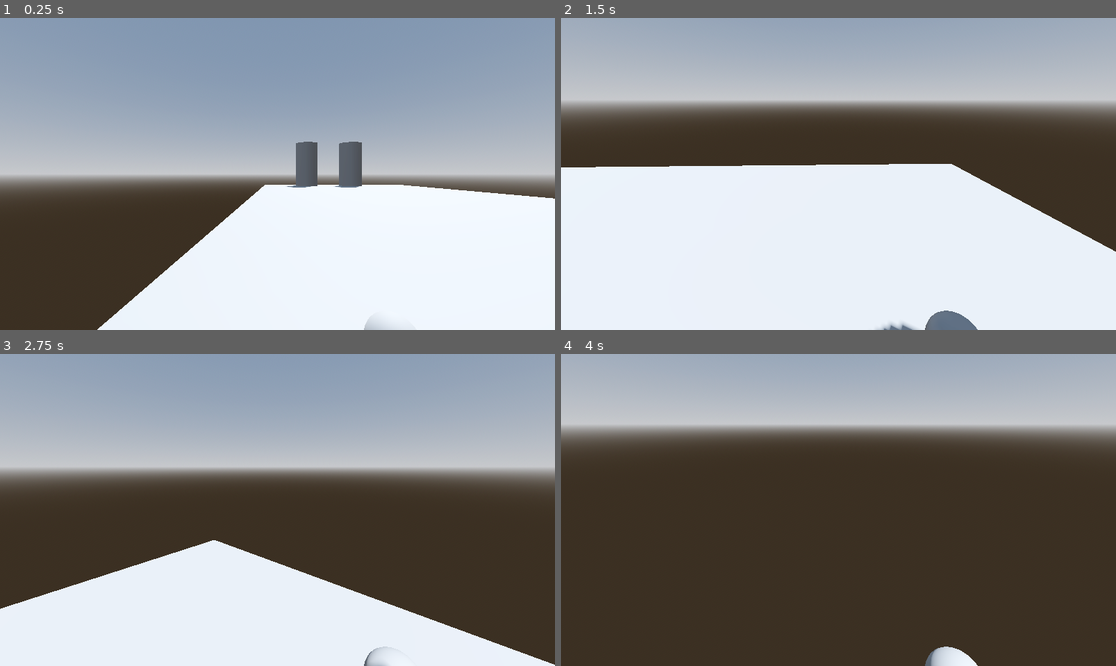
Above: before the commit, frames 1-4 (two rows, left to right).
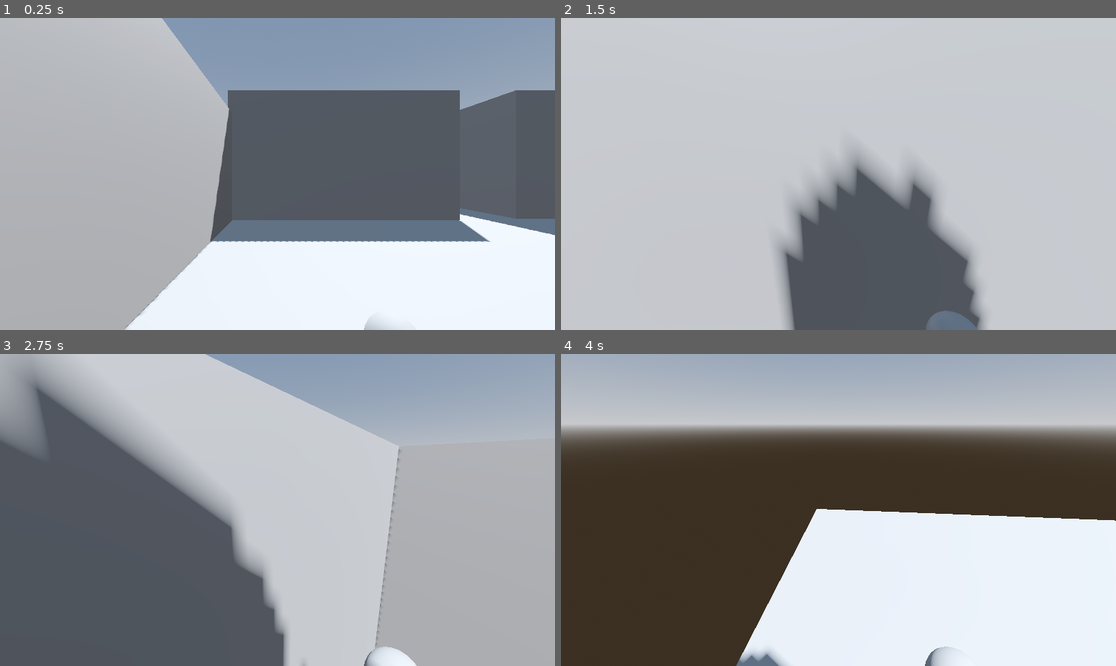
Above: after the commit, the same moments.

Repository: MattCharles/Dreams
Game: Godot game, scene res://Scenes/growingLvl.tscn
The game is run twice, just before and just after one commit, with the same random seed, the same clock (stepped at 60 frames per second) and the same inputs. This scene is started directly instead of the project's main scene. Sound files missing from this copy of the repository are replaced by a short silence.
Inputs (mouse positions are in pixels of both pictures, inside the frame that each line leads up to):
- Up to frame 1 (0.25 s): no input
- Up to frame 2 (1.5 s): tap Enter at 0.5 s; move the mouse to (960, 158) at 0.52 s; press the mouse at (960, 158) at 0.53 s; hold D (right) 0.53-1.28 s; tap Space (jump) at 0.77 s; move the mouse to (810, 174) at 1.27 s; release the mouse at (810, 174) at 1.28 s; hold W (forward) from 1.28 s (still down); tap Shift (sprint) at 1.35 s
- Up to frame 3 (2.75 s): keep holding W (forward); tap Space (jump) at 1.52 s; move the mouse to (288, 503) at 2.02 s; press the mouse at (288, 503) at 2.03 s
- Up to frame 4 (4 s): keep holding W (forward); move the mouse to (832, 516) at 2.77 s; release the mouse at (832, 516) at 2.78 s; tap Shift (sprint) at 2.85 s; click (832, 516) at 2.92 s; tap Space (jump) at 3.02, 3.77 s; move the mouse to (877, 513) at 3.52 s; press the mouse at (877, 513) at 3.53 s

The runs differ from the first frame. In frame 1, 54% of the frame differs, in the area x 0-100%, y 0-100%; in frame 2, 89%; in frame 3, 78%; in frame 4, 29%.

Commit message:
added walls

Diff:
--- a/Scenes/growingLvl.tscn
+++ b/Scenes/growingLvl.tscn
@@ -35,6 +35,10 @@
 
 [sub_resource type="BoxShape3D" id="BoxShape3D_qvnun"]
 
+[sub_resource type="BoxMesh" id="BoxMesh_3sirj"]
+
+[sub_resource type="BoxShape3D" id="BoxShape3D_1j6gp"]
+
 [node name="Node3D" type="Node3D"]
 
 [node name="WorldEnvironment" type="WorldEnvironment" parent="."]
@@ -68,10 +72,10 @@
 script = ExtResource("1_7un57")
 
 [node name="Player" parent="." instance=ExtResource("3_7ep5q")]
-transform = Transform3D(1, 0, 0, 0, 1, 0, 0, 0, 1, -8.14442, 0, 0)
+transform = Transform3D(1, 0, 0, 0, 1, 0, 0, 0, 1, -8.14442, 0, 7.20117)
 
 [node name="alter" type="Node3D" parent="."]
-transform = Transform3D(2, 0, 0, 0, 1, 0, 0, 0, 2, 4.39247, 0, 0.930135)
+transform = Transform3D(2, 0, 0, 0, 1, 0, 0, 0, 2, 4.39247, 0, 4.21358)
 
 [node name="MeshInstance3D" type="MeshInstance3D" parent="alter"]
 transform = Transform3D(1, 0, 0, 0, 1, 0, 0, 0, 1, -0.10114, 0.389121, 0.192563)
@@ -81,10 +85,11 @@
 [node name="StaticBody3D" type="StaticBody3D" parent="alter/MeshInstance3D"]
 
 [node name="CollisionShape3D" type="CollisionShape3D" parent="alter/MeshInstance3D/StaticBody3D"]
+transform = Transform3D(1, 0, 0, 0, 1, 0, 0, 0, 1, 0, 0, 0.00361776)
 shape = SubResource("BoxShape3D_qvnun")
 
 [node name="SpinningPizza" parent="." instance=ExtResource("4_c68wj")]
-transform = Transform3D(1, 0, 0, 0, 1, 0, 0, 0, 1, 4.39247, 1.8818, 1.54584)
+transform = Transform3D(1, 0, 0, 0, 1, 0, 0, 0, 1, 4.36188, 1.66321, 4.71642)
 
 [node name="HUD" parent="." instance=ExtResource("7_52aym")]
 
@@ -98,6 +103,64 @@
 [node name="VisibleOnScreenNotifier3D" type="VisibleOnScreenNotifier3D" parent="Node3D/FinishLine2"]
 transform = Transform3D(0.333333, 0, 0, 0, 0.333333, 0, 0, 0, 0.333333, -0.457399, -1.09414, -0.716845)
 
+[node name="wall3" type="MeshInstance3D" parent="."]
+transform = Transform3D(20, 0, 0, 0, 5, 0, 0, 0, 3, 0.248842, 1.22137, 10.3898)
+mesh = SubResource("BoxMesh_3sirj")
+skin = SubResource("Skin_xdp1x")
+skeleton = NodePath("../wall")
+
+[node name="StaticBody3D" type="StaticBody3D" parent="wall3"]
+
+[node name="CollisionShape3D" type="CollisionShape3D" parent="wall3/StaticBody3D"]
+transform = Transform3D(1, 0, 0, 0, 1, 0, 0, 0, 1, 0, 0.0123386, -0.00973749)
+shape = SubResource("BoxShape3D_1j6gp")
+
+[node name="wall4" type="MeshInstance3D" parent="."]
+transform = Transform3D(-4.37114e-07, 0, 3, 0, 5, 0, -10, 0, -1.31134e-07, -11.2177, 1.22137, 4.13436)
+mesh = SubResource("BoxMesh_3sirj")
+skin = SubResource("Skin_xdp1x")
+skeleton = NodePath("../wall")
+
+[node name="StaticBody3D" type="StaticBody3D" parent="wall4"]
+
+[node name="CollisionShape3D" type="CollisionShape3D" parent="wall4/StaticBody3D"]
+transform = Transform3D(1, 0, 0, 0, 1, 0, 0, 0, 1, 0, 0.0123386, -0.00973749)
+shape = SubResource("BoxShape3D_1j6gp")
+
+[node name="wall5" type="MeshInstance3D" parent="."]
+transform = Transform3D(-4.37114e-07, 0, 3, 0, 5, 0, -10, 0, -1.31134e-07, 11.0167, 1.22137, 4.13436)
+mesh = SubResource("BoxMesh_3sirj")
+skin = SubResource("Skin_xdp1x")
+skeleton = NodePath("../wall")
+
+[node name="StaticBody3D" type="StaticBody3D" parent="wall5"]
+
+[node name="CollisionShape3D" type="CollisionShape3D" parent="wall5/StaticBody3D"]
+transform = Transform3D(1, 0, 0, 0, 1, 0, 0, 0, 1, 0, 0.0123386, -0.00973749)
+shape = SubResource("BoxShape3D_1j6gp")
+
+[node name="wall" type="MeshInstance3D" parent="."]
+transform = Transform3D(8, 0, 0, 0, 5, 0, 0, 0, 5, -5.8646, 1.98554, -2.29559)
+mesh = SubResource("BoxMesh_3sirj")
+skin = SubResource("Skin_xdp1x")
+
+[node name="StaticBody3D" type="StaticBody3D" parent="wall"]
+
+[node name="CollisionShape3D" type="CollisionShape3D" parent="wall/StaticBody3D"]
+transform = Transform3D(1, 0, 0, 0, 1, 0, 0, 0, 1, 0, 0.0123386, -0.00973749)
+shape = SubResource("BoxShape3D_1j6gp")
+
+[node name="wall2" type="MeshInstance3D" parent="."]
+transform = Transform3D(10, 0, 0, 0, 5, 0, 0, 0, 5, 5.39882, 2.09903, -2.57807)
+mesh = SubResource("BoxMesh_3sirj")
+skin = SubResource("Skin_xdp1x")
+
+[node name="StaticBody3D" type="StaticBody3D" parent="wall2"]
+
+[node name="CollisionShape3D" type="CollisionShape3D" parent="wall2/StaticBody3D"]
+transform = Transform3D(1, 0, 0, 0, 1, 0, 0, 0, 1, 0, 0.0123386, 0)
+shape = SubResource("BoxShape3D_1j6gp")
+
 [connection signal="screen_entered" from="Node3D/FinishLine2/VisibleOnScreenNotifier3D" to="middle" method="_on_visible_on_screen_notifier_3d_screen_entered"]
 [connection signal="screen_entered" from="Node3D/FinishLine2/VisibleOnScreenNotifier3D" to="middle/StaticBody3D" method="_on_visible_on_screen_notifier_3d_screen_entered"]
 [connection signal="screen_entered" from="Node3D/FinishLine2/VisibleOnScreenNotifier3D" to="middle/StaticBody3D/CollisionShape3D" method="_on_visible_on_screen_notifier_3d_screen_entered"]
--- a/Scripts/GrowingObject.gd
+++ b/Scripts/GrowingObject.gd
@@ -26,20 +26,11 @@
 
 
 
-
-func _physics_process(delta: float) -> void:
-	if Input.is_action_just_pressed("Grow"):
-		print("trying to grow")
-
-
-
 func _on_visible_on_screen_notifier_3d_screen_entered():
 	isVisible = true
-	print("visible")
 	pass # Replace with function body.
 
 
 func _on_visible_on_screen_notifier_3d_screen_exited():
 	isVisible = false
-	print("NOT visible")
 	pass # Replace with function body.
--- a/Scripts/MovingObj.gd
+++ b/Scripts/MovingObj.gd
@@ -16,11 +16,9 @@
 
 func _on_visible_on_screen_notifier_3d_screen_entered():
 	isVisible = true
-	print("should move?")
 	pass # Replace with function body.
 
 
 func _on_visible_on_screen_notifier_3d_screen_exited():
 	isVisible = false
-	print("NOT Moving")
 	pass # Replace with function body.
Not shown: 1 places in Scenes/growingLvl.tscn that only renumber resources
